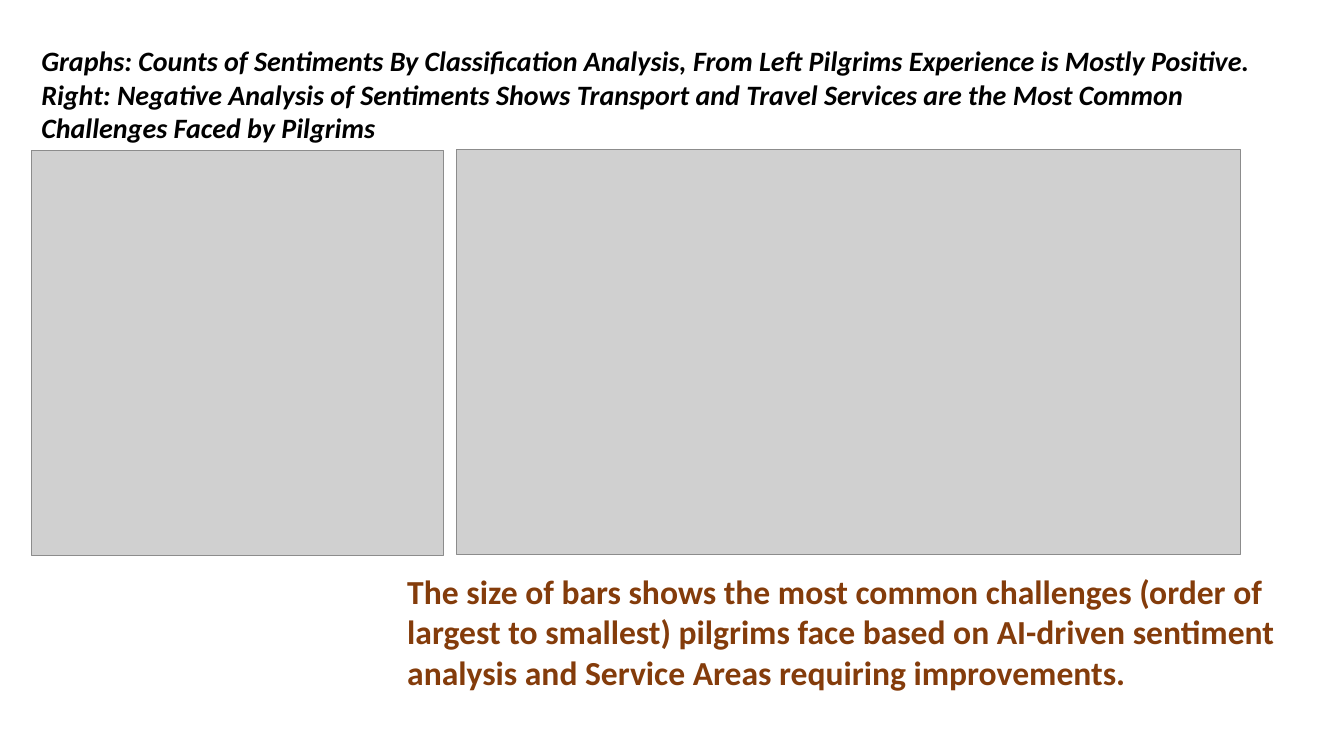
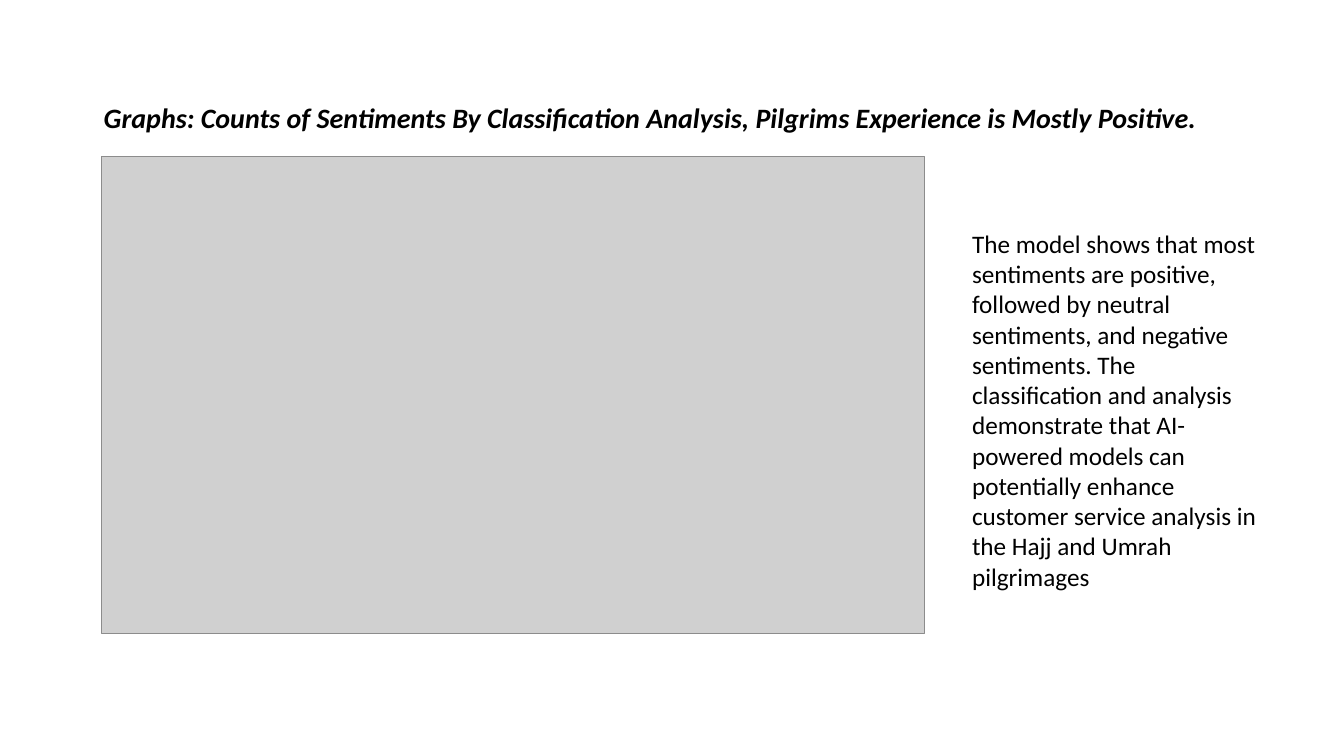
Before and after one commit to AllanDS-coder/pilgrim-sentiment-analysis, a slide deck: slide 42 of AI-Driven Analysis of Pilgrim Experiences Enhancing Hajj and Umrah Services Through Smart Data Insigh.pptx (slide 16 before the commit). Drawn at 1344x756 pixels with LibreOffice and Linux fonts; fonts in the diff are those of the drawing; grey boxes stand for pictures; background and template pictures are left out. Boxes give left, top, right and bottom in pixels: in the first picture for what was removed or moved away, otherwise in the second. Text is boxed around its words. In the diff, an @@ line names an element or a change of style, - is before the commit and + after.

```diff
--- a/AI-Driven Analysis of Pilgrim Experiences Enhancing Hajj and Umrah Services Through Smart Data Insigh.pptx
+++ b/AI-Driven Analysis of Pilgrim Experiences Enhancing Hajj and Umrah Services Through Smart Data Insigh.pptx
@@ text at bbox=[104, 108, 1196, 133]: text changed @@
-Graphs: Counts of Sentiments By Classification Analysis, From Left Pilgrims Experience is Mostly Positive.
-Right: Negative Analysis of Sentiments Shows Transport and Travel Services are the Most Common Challenges Faced by Pilgrims
+Graphs: Counts of Sentiments By Classification Analysis, Pilgrims Experience is Mostly Positive.
@@ picture removed at bbox=[457, 149, 1240, 555] @@
@@ picture: place and size @@
-picture at bbox=[31, 150, 444, 555]
+picture at bbox=[102, 156, 925, 633]
@@ text added at bbox=[972, 235, 1256, 591], 18 pt, text #000000 @@
+The model shows that most sentiments are positive, followed by neutral sentiments, and negative sentiments. The classification and analysis demonstrate that AI-powered models can potentially enhance customer service analysis in the Hajj and Umrah pilgrimages
@@ text removed at bbox=[407, 579, 1274, 691] @@
-The size of bars shows the most common challenges (order of largest to smallest) pilgrims face based on AI-driven sentiment analysis and Service Areas requiring improvements.
```
Also in this commit, not shown: 11 other slides changed, 38 slides added, 3 slides removed, 1 other file.
